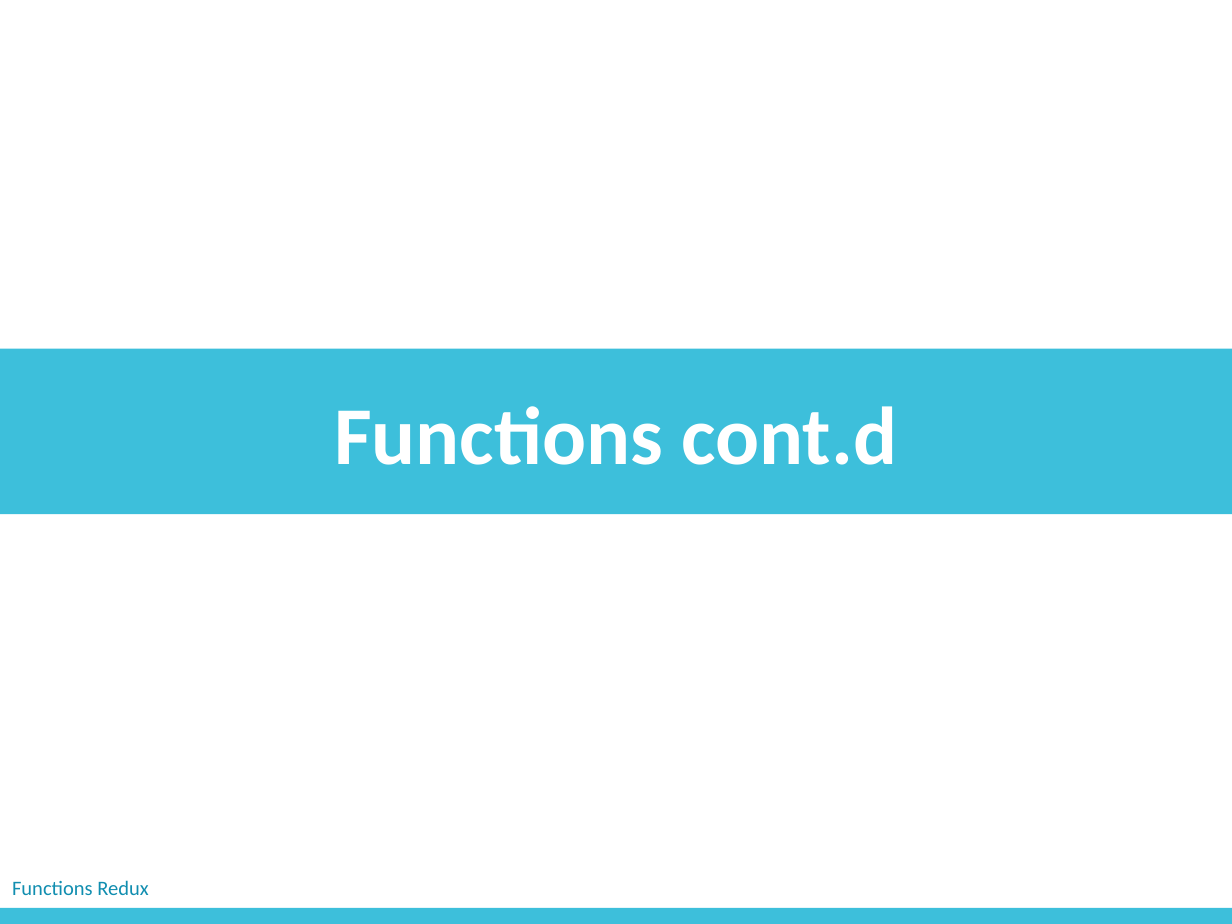
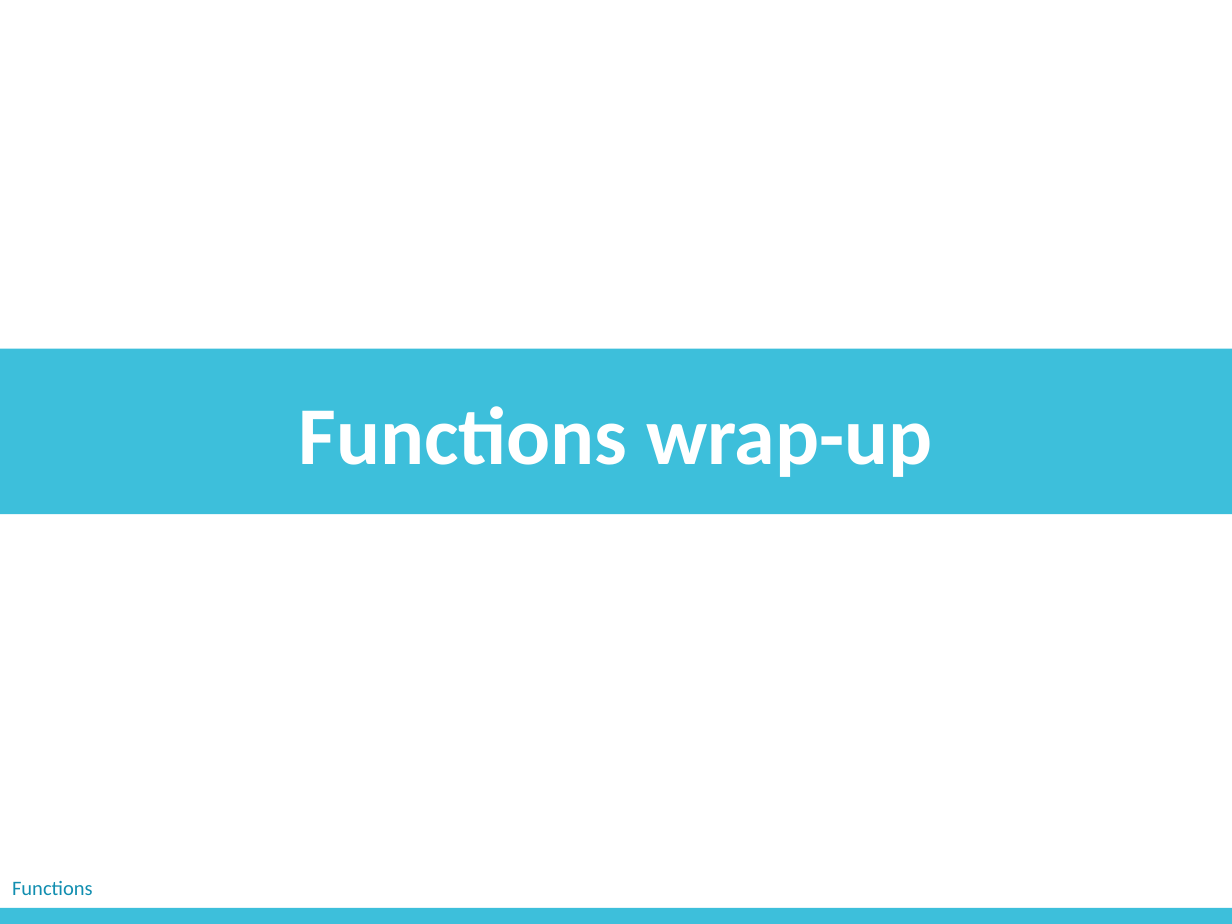
Before and after one commit to zichengliao/zuics101-fa17, a slide deck: slide 7 of lectures/lec06/lec06.pptx. Drawn at 1232x924 pixels with LibreOffice and Linux fonts; fonts in the diff are those of the drawing. Boxes give left, top, right and bottom in pixels: in the first picture for what was removed or moved away, otherwise in the second. Text is boxed around its words. In the diff, an @@ line names an element or a change of style, - is before the commit and + after.

```diff
--- a/lectures/lec06/lec06.pptx
+++ b/lectures/lec06/lec06.pptx
@@ text in rectangle at bbox=[299, 406, 932, 477]: text changed @@
-Functions cont.d
+Functions wrap-up
@@ text at bbox=[12, 881, 93, 895]: text changed @@
-Functions Redux
+Functions
```
Also in this commit, not shown: 26 other slides changed, 2 slides added, 1 other file.
